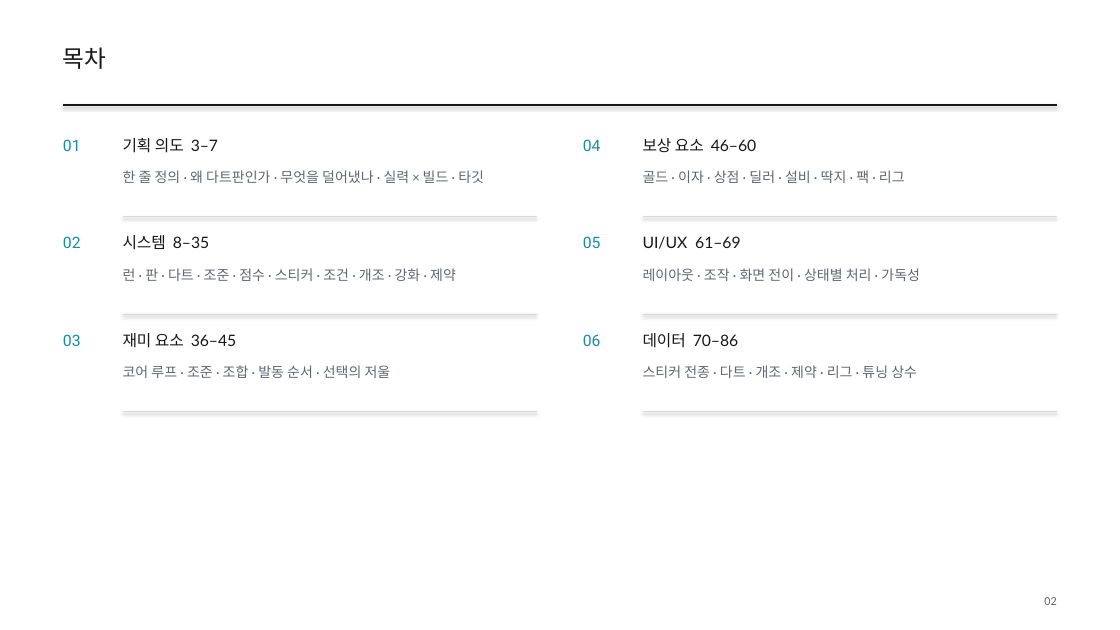
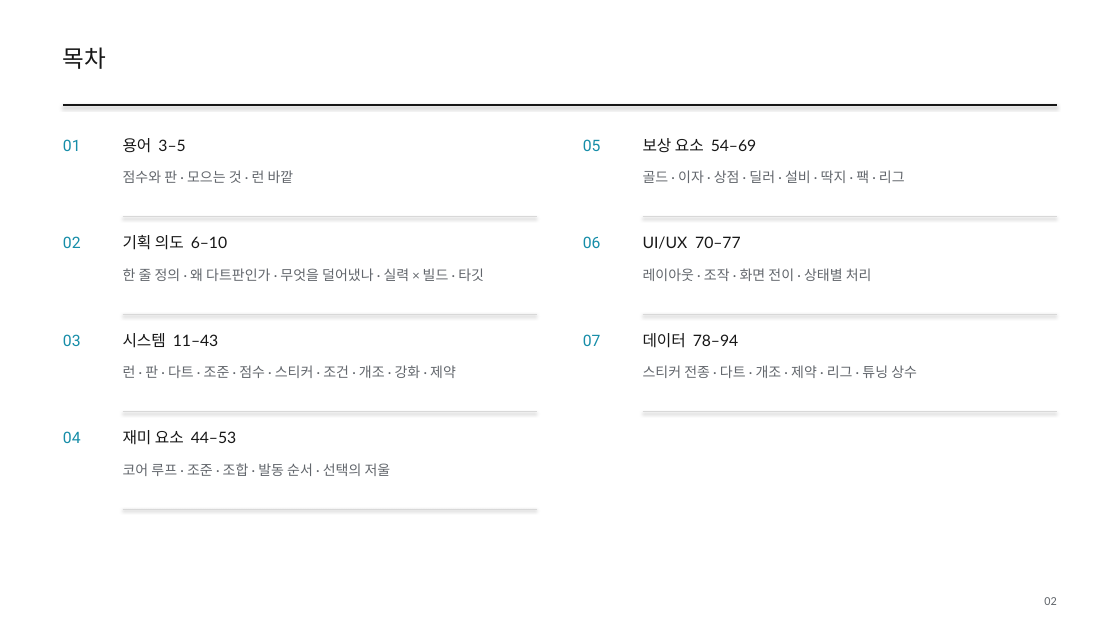
Before and after one commit to GGbong69/test-03, a slide deck: slide 2 of docs/HIGHTONE_기획서.pptx. Drawn at 1120x630 pixels with LibreOffice and Linux fonts; fonts in the diff are those of the drawing. Boxes give left, top, right and bottom in pixels: in the first picture for what was removed or moved away, otherwise in the second. Text is boxed around its words. In the diff, an @@ line names an element or a change of style, - is before the commit and + after.

```diff
--- a/docs/HIGHTONE_기획서.pptx
+++ b/docs/HIGHTONE_기획서.pptx
@@ text added at [123, 138, 185, 153], 13.5 pt, text #171717 @@
+용어 3–5
@@ text "05": place and size @@
-text "05" at [583, 236, 601, 248]
+text "05" at [583, 139, 601, 151]
@@ text at [643, 138, 756, 152]: text changed @@
-보상 요소 46–60
+보상 요소 54–69
@@ text added at [123, 170, 294, 183], 12 pt, text #62666C @@
+점수와 판 · 모으는 것 · 런 바깥
@@ text at [123, 235, 227, 250]: text changed @@
-기획 의도 3–7
+기획 의도 6–10
@@ text "06": place and size @@
-text "06" at [583, 334, 601, 346]
+text "06" at [583, 236, 601, 248]
@@ text at [643, 236, 740, 249]: text changed @@
-UI/UX 61–69
+UI/UX 70–77
@@ text "한 줄 정의 · 왜 ...": place and size @@
-text "한 줄 정의 · 왜 ..." at [123, 170, 484, 183]
+text "한 줄 정의 · 왜 ..." at [123, 268, 484, 281]
@@ text at [643, 268, 872, 281]: text changed @@
-레이아웃 · 조작 · 화면 전이 · 상태별 처리 · 가독성
+레이아웃 · 조작 · 화면 전이 · 상태별 처리
@@ text at [123, 333, 218, 348]: text changed @@
-시스템 8–35
+시스템 11–43
@@ text added at [583, 334, 601, 346], 13.5 pt, text #168DA8 @@
+07
@@ text at [643, 333, 738, 348]: text changed @@
-데이터 70–86
+데이터 78–94
@@ text "런 · 판 · 다트 ...": place and size @@
-text "런 · 판 · 다트 ..." at [123, 268, 456, 281]
+text "런 · 판 · 다트 ..." at [123, 365, 456, 378]
@@ text "04": place and size @@
-text "04" at [583, 139, 601, 151]
+text "04" at [63, 431, 81, 443]
@@ text at [123, 430, 236, 445]: text changed @@
-재미 요소 36–45
+재미 요소 44–53
@@ text "코어 루프 · 조준 · ...": place and size @@
-text "코어 루프 · 조준 · ..." at [123, 365, 391, 378]
+text "코어 루프 · 조준 · ..." at [123, 463, 391, 476]
@@ line added from (123, 509) to (537, 509), #D8D8D8 0.75 pt @@
```
Also in this commit, not shown: 81 other slides changed, 11 slides added, 3 slides removed, 3 other files.
